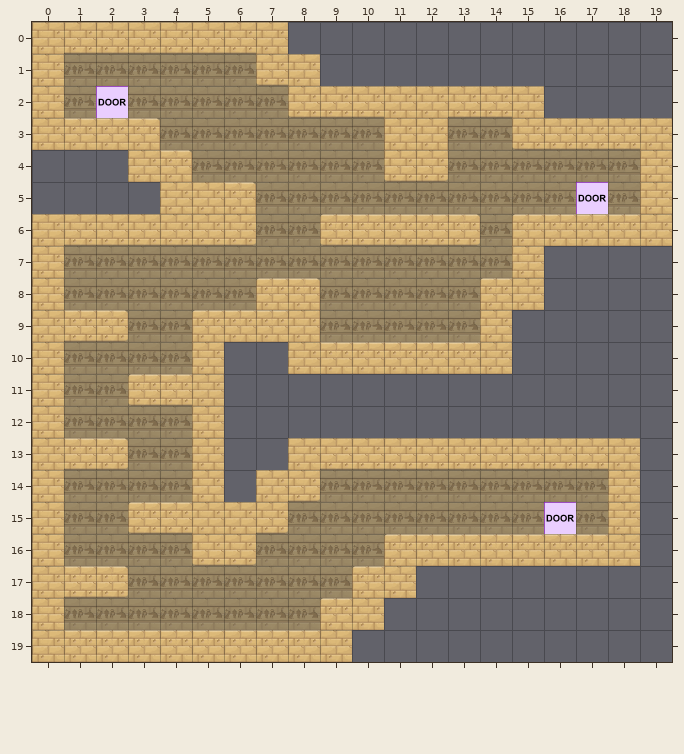
One commit to this Tiled map: core/assets/levels/testing.tmx. The picture above was drawn from the file before the commit.
Cells are 64x64 px. Shown: x 0..19, y 0..19.
After:
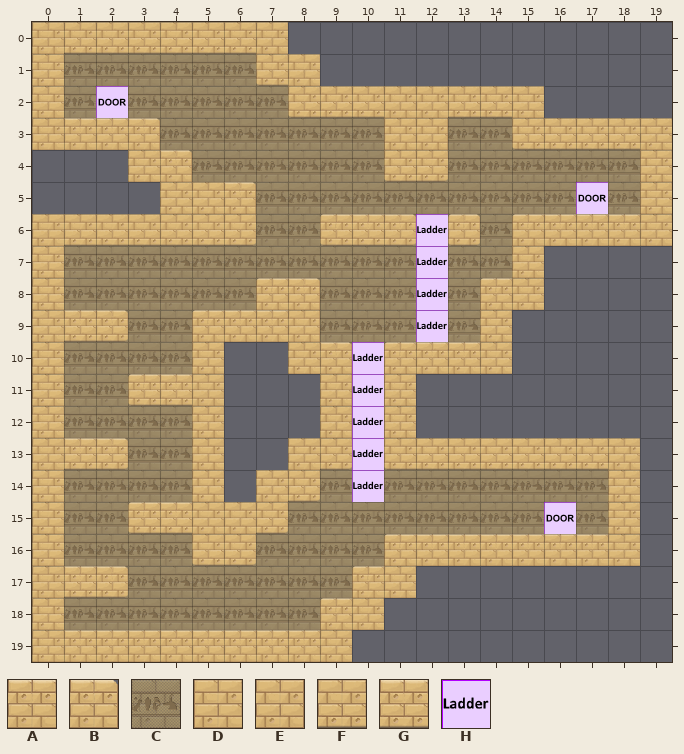
Key: from "tilesheet": A 33, B 34, C 35, D 48, E 50, F 65, G 82, H 99.
_ is an empty cell.
Changes in this commit:
Layer "background":
y 11..12: x 9 _ -> C; x 11 _ -> C
Layer "main":
y 6: x 12 G -> H
y 7..9: x 12 _ -> H
y 10: x 9..10 AA -> BH
y 11..12: x 9..11 ___ -> EHD
y 13: x 10 F -> H
y 14: x 10 _ -> H
Where, in picture pixels (left, top, right, bottom), the same in both pictures:
changed: (416, 214, 448, 342)
changed: (320, 342, 416, 502)
